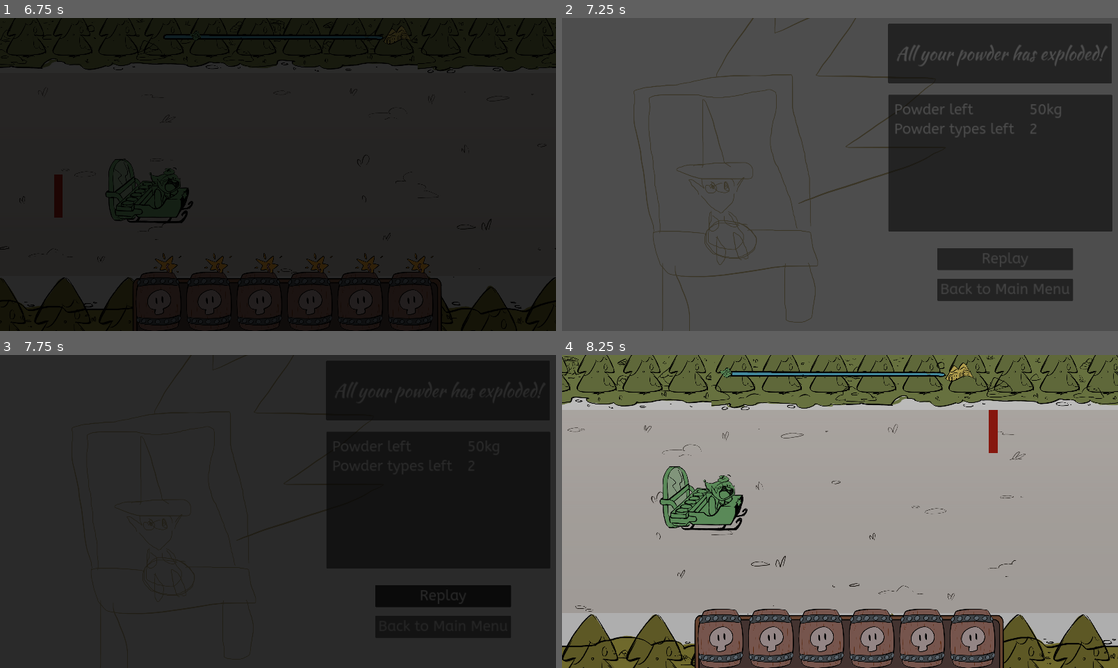
Above: before the commit, frames 1-4 (two rows, left to right).
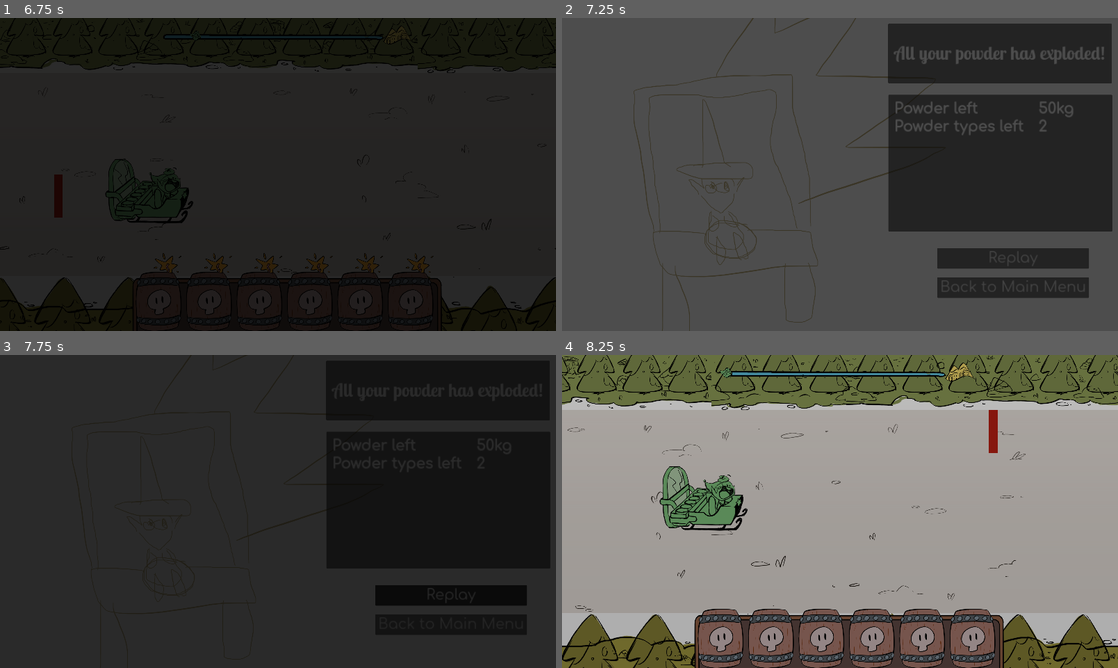
Above: after the commit, the same moments.

Repository: hsandt/ld53
Game: Godot game, scene res://scenes/main_menu_scene.tscn
Two runs of this game, one before a commit and one after it. Both use one fixed random seed, a clock stepped at 60 frames per second and the inputs below.
Inputs (mouse positions are in pixels of both pictures, inside the frame that each line leads up to):
- Up to frame 1 (6.75 s): tap Enter (ui_accept) at 0.5, 0.77, 1.52, 3.02, 3.77, 4.52, 6.02 s; move the mouse to (250, 237) at 0.52 s; hold M (app_next_resolution) 0.53-1.28 s; hold Up (ui_up) 0.53-2.03 s; click (250, 237) at 0.67 s; move the mouse to (444, 221) at 1.27 s; tap N (app_prev_resolution) every 1.5 s from 1.35 to 5.85 s; move the mouse to (111, 127) at 2.02 s; hold M (app_next_resolution) 2.03-2.78 s; hold Left (ui_left) 2.03-3.53 s; move the mouse to (305, 174) at 2.77 s; click (305, 174) at 2.92 s; move the mouse to (194, 96) at 3.52 s; hold S (down) 3.53-4.28 s; hold M (app_next_resolution) 3.53-4.28 s; move the mouse to (400, 158) at 4.27 s; hold Right (ui_right) 4.28-5.03 s; move the mouse to (166, 190) at 5.02 s; hold Up (ui_up) 5.03-5.78 s; hold M (app_next_resolution) 5.03-5.78 s; click (166, 190) at 5.17 s; move the mouse to (333, 105) at 5.77 s; hold Right (ui_right) from 5.78 s (still down); move the mouse to (250, 237) at 6.52 s; hold M (app_next_resolution) from 6.53 s (still down)
- Up to frame 2 (7.25 s): keep holding Right (ui_right); keep holding M (app_next_resolution); tap Enter (ui_accept) at 6.77 s
- Up to frame 3 (7.75 s): release Right (ui_right) at 7.25 s; release M (app_next_resolution) at 7.25 s; click "Replay" at 7.25 s
- Up to frame 4 (8.25 s): move the mouse to (1006, 558) at 8.02 s; hold Right (ui_right) from 8.03 s (still down); tap N (app_prev_resolution) at 8.1 s; click (1006, 558) at 8.17 s

Frame 1 is identical in both runs. In frame 2, 2.1% of the frame differs, in the area x 59-99%, y 8-91%; in frame 3, 0.3%; in frame 4, nothing differs.

Commit message:
[Font] Use new fonts in result screen

Diff:
--- a/themes/label_settings_result_header.tres
+++ b/themes/label_settings_result_header.tres
@@ -1,7 +1,7 @@
 [gd_resource type="LabelSettings" load_steps=2 format=3 uid="uid://bpjnfbal18sp5"]
 
-[ext_resource type="FontFile" uid="uid://5xvq3p46cg15" path="res://fonts/Kaushan_Script/KaushanScript-Regular.ttf" id="1_n1lol"]
+[ext_resource type="FontFile" uid="uid://ctqyxwoyjwblp" path="res://fonts/Lobster_Two/LobsterTwo-Bold.ttf" id="1_t2gxu"]
 
 [resource]
-font = ExtResource("1_n1lol")
+font = ExtResource("1_t2gxu")
 font_size = 62
--- a/themes/label_settings_result_score.tres
+++ b/themes/label_settings_result_score.tres
@@ -1,7 +1,11 @@
-[gd_resource type="LabelSettings" load_steps=2 format=3 uid="uid://baumorb1fn8dr"]
+[gd_resource type="LabelSettings" load_steps=3 format=3 uid="uid://baumorb1fn8dr"]
 
-[ext_resource type="FontFile" uid="uid://dm3h7hd5bjtar" path="res://fonts/ABeeZee/ABeeZee-Regular.ttf" id="1_100tb"]
+[ext_resource type="FontFile" uid="uid://jc3sjkv4y04y" path="res://fonts/Comfortaa/Comfortaa-VariableFont_wght.ttf" id="1_s8fov"]
+
+[sub_resource type="FontVariation" id="FontVariation_ink7s"]
+base_font = ExtResource("1_s8fov")
+variation_embolden = 0.65
 
 [resource]
-font = ExtResource("1_100tb")
+font = SubResource("FontVariation_ink7s")
 font_size = 50
--- a/themes/theme_result_button.tres
+++ b/themes/theme_result_button.tres
@@ -1,6 +1,6 @@
 [gd_resource type="Theme" load_steps=3 format=3 uid="uid://btrmulh3kwmt6"]
 
-[ext_resource type="FontFile" uid="uid://dm3h7hd5bjtar" path="res://fonts/ABeeZee/ABeeZee-Regular.ttf" id="1_r7y7i"]
+[ext_resource type="FontFile" uid="uid://jc3sjkv4y04y" path="res://fonts/Comfortaa/Comfortaa-VariableFont_wght.ttf" id="1_pdc6j"]
 
 [sub_resource type="StyleBoxFlat" id="StyleBoxFlat_jjuqy"]
 content_margin_left = 10.0
@@ -15,7 +15,7 @@
 corner_detail = 5
 
 [resource]
-default_font = ExtResource("1_r7y7i")
+default_font = ExtResource("1_pdc6j")
 default_font_size = 50
 Button/styles/disabled = SubResource("StyleBoxFlat_jjuqy")
 Button/styles/focus = SubResource("StyleBoxFlat_jjuqy")
